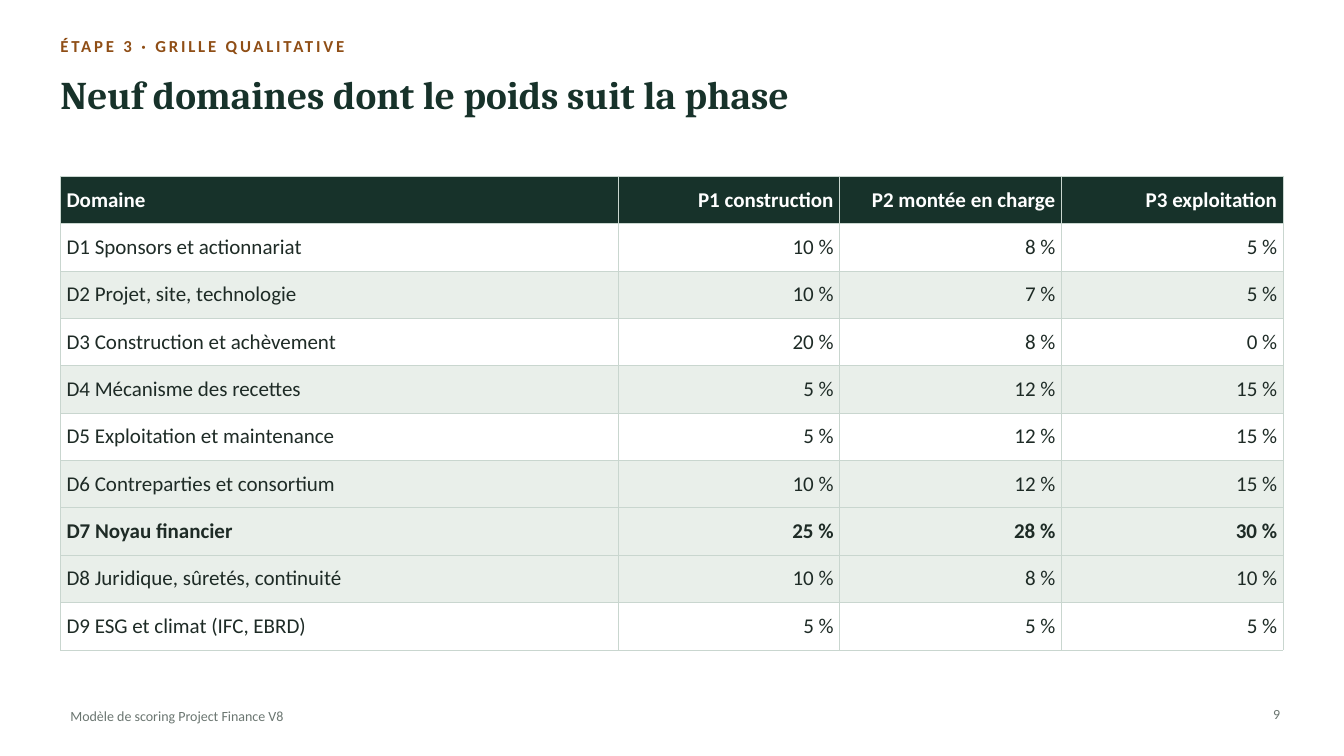
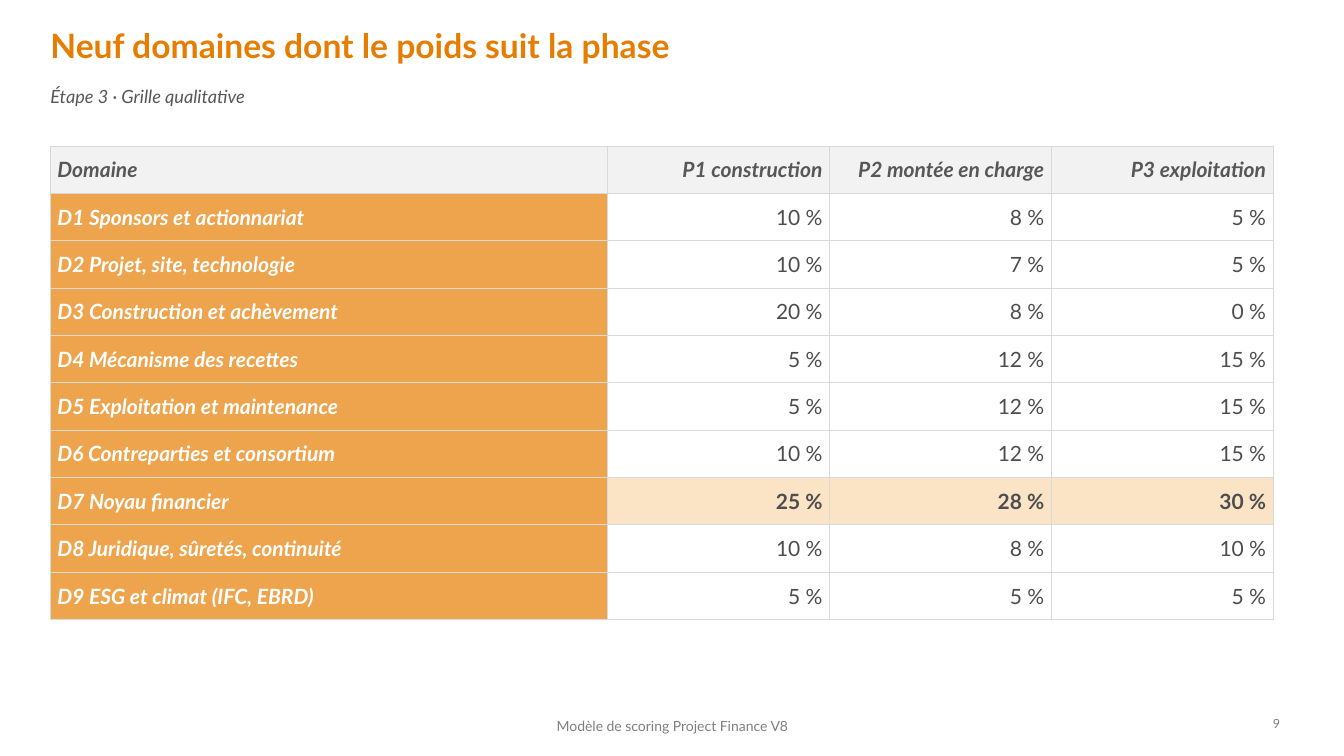
Before and after one commit to tariqeddoumi/pf-scoring-v7claude, a slide deck: slide 9 of docs/outil-excel/Presentation_scoring_PF_V8.pptx. Drawn at 1344x756 pixels with LibreOffice and Linux fonts; fonts in the diff are those of the drawing. Boxes give left, top, right and bottom in pixels: in the first picture for what was removed or moved away, otherwise in the second. Text is boxed around its words. In the diff, an @@ line names an element or a change of style, - is before the commit and + after.

```diff
--- a/docs/outil-excel/Presentation_scoring_PF_V8.pptx
+++ b/docs/outil-excel/Presentation_scoring_PF_V8.pptx
@@ title "Neuf domaines dont le poids ...": place and size @@
-title "Neuf domaines dont le poids ..." at box(60, 81, 789, 118)
+title "Neuf domaines dont le poids ..." at box(50, 33, 670, 64)
@@ title "Neuf domaines dont le poids ..." at box(50, 33, 670, 64): size 28 to 24 pt, font Cambria to Lato, text colour #17322A to #E67D00 @@
@@ text at box(50, 88, 245, 106): text changed; size 12 to 13 pt; font Calibri to Lato; text colour #8F4E16 to #575757; bold off; italic on @@
-ÉTAPE 3 · GRILLE QUALITATIVE
+Étape 3 · Grille qualitative
@@ table at box(50, 146, 1273, 611) @@
@@ fill #17322A to #F2F2F2 in row 1 @@
@@ fill #FFFFFF to #EDA44C in 4 cells @@
@@ fill #E9EFEA to #EDA44C in 5 cells @@
@@ fill #E9EFEA to #FFFFFF in 12 cells @@
@@ fill #E9EFEA to #FBE3C6 in 3 cells @@
@@ font Calibri to Lato @@
@@ text colour #FFFFFF to #575757 in "Domaine", "P1 construction", "P2 montée en charge", "P3 exploitation" @@
@@ italic on in "Domaine", "P1 construction", "P2 montée en charge", "P3 exploitation" and 9 more places @@
@@ text colour #1E2B26 to #FFFFFF in "D1 Sponsors et actionnariat", "D2 Projet, site, technologie", "D3 Construction et achèvement", "D4 Mécanisme des recettes" and 5 more places @@
@@ bold on in "D1 Sponsors et actionnariat", "D2 Projet, site, technologie", "D3 Construction et achèvement", "D4 Mécanisme des recettes" and 4 more places @@
@@ text colour #1E2B26 to #4D4D4D in "10 %", "8 %", "5 %", "10 %" and 23 more places @@
@@ borders changed @@
@@ table: place and size @@
-table at box(60, 176, 1284, 640)
+table at box(50, 146, 1273, 611)
@@ text "Modèle de scoring Project Finance ...": place and size @@
-text "Modèle de scoring Project Finance ..." at box(70, 711, 283, 724)
+text "Modèle de scoring Project Finance ..." at box(557, 720, 789, 734)
@@ text "Modèle de scoring Project Finance ..." at box(557, 720, 789, 734): font Calibri to Lato, text colour #6B7671 to #7F7F7F; alignment left to centre @@
@@ page number: place and size @@
-page number at box(1273, 710, 1280, 719)
+page number at box(1273, 719, 1280, 728)
@@ page number at box(1273, 719, 1280, 728): size 10 to 9 pt, font Calibri to Lato, text colour #6B7671 to #7F7F7F @@
```
Also in this commit, not shown: 17 other slides changed.
